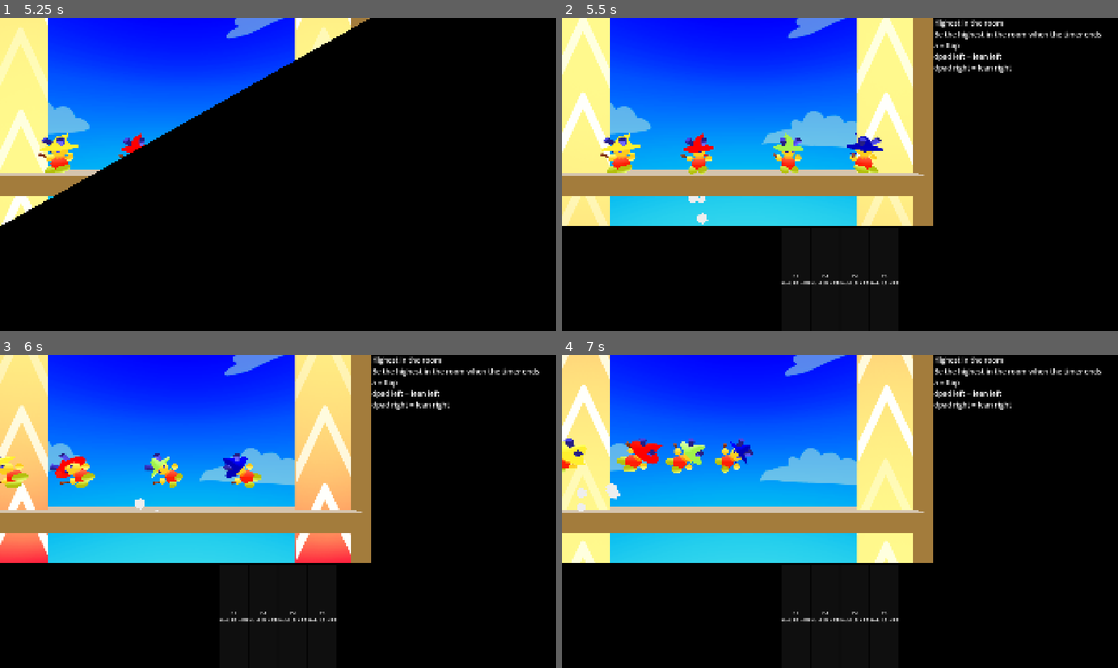
Above: before the commit, frames 1-4 (two rows, left to right).
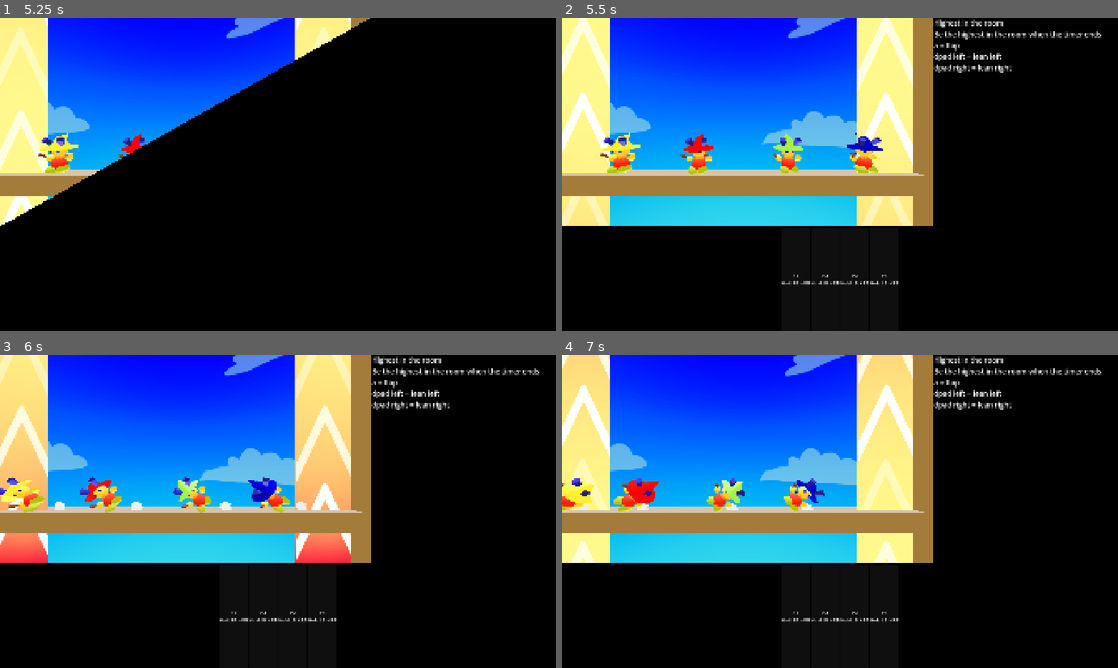
Above: after the commit, the same moments.

Repository: JZxAkuma/Game-Prototype-3
Game: Godot game, scene res://DO NOT TOUCH/Scene/main.tscn
The game is run twice, just before and just after one commit, with the same random seed, the same clock (stepped at 60 frames per second) and the same inputs.
Inputs (mouse positions are in pixels of both pictures, inside the frame that each line leads up to):
- Up to frame 1 (5.25 s): tap Enter (ui_accept) at 0.5 s; move the mouse to (400, 158) at 0.52 s; hold D (right) 0.53-1.28 s; hold J (a) 0.53-1.28 s; tap 2 (flappy) at 0.77, 1.07, 1.52, 1.82, 3.77, 4.07, 4.52, 4.82 s; tap K (b) at 0.8, 1.35 s; move the mouse to (166, 190) at 1.27 s; hold S (down) 1.28-2 s; tap O (lb) at 1.55, 2.85 s; click "Start" at 2 s; tap A (left) at 2.75, 3.5 s; move the mouse to (333, 105) at 2.77 s; hold D (right) 2.78-3.53 s; tap P (rb) at 3.05, 3.6 s; move the mouse to (250, 237) at 3.52 s; hold W (up) 3.53-4.28 s; tap U (x) at 3.8, 4.35 s; move the mouse to (444, 221) at 4.27 s; hold A (left) from 4.28 s (still down); tap I (y) at 4.55, 5.1 s; move the mouse to (111, 127) at 5.02 s
- Up to frame 2 (5.5 s): keep holding A (left); tap 2 (flappy) at 5.27, 5.3 s
- Up to frame 3 (6 s): tap 2 (flappy) at 5.57, 5.85 s; move the mouse to (305, 511) at 5.77 s; release A (left) at 5.78 s; hold S (down) from 5.78 s (still down); hold J (a) from 5.78 s (still down)
- Up to frame 4 (7 s): move the mouse to (756, 433) at 6.52 s; release S (down) at 6.53 s; release J (a) at 6.53 s; hold D (right) from 6.53 s (still down); tap J (a) at 6.6 s; tap 2 (flappy) at 6.77 s; tap K (b) at 6.8 s

Frame 1 is identical in both runs. In frame 2, 0.1% of the frame differs, in the area x 22-27%, y 56-66%; in frame 3, 3.6%; in frame 4, 3.6%, in the area x 0-48%, y 26-51%.

Commit message:
fart implementation

Diff:
--- /dev/null
+++ b/DO NOT TOUCH/Scene/flappy_fart.tscn
@@ -0,0 +1,53 @@
+[gd_scene format=3 uid="uid://dh6b5tac8gbqq"]
+
+[ext_resource type="Texture2D" uid="uid://b4l1pq2s7p0j4" path="res://DO NOT TOUCH/2D/Sprites/Cloud.png" id="1_0em10"]
+[ext_resource type="Script" uid="uid://dc41cnwkksqwc" path="res://DO NOT TOUCH/Script/flappy_fart.gd" id="2_k7j0s"]
+
+[sub_resource type="StandardMaterial3D" id="StandardMaterial3D_0188y"]
+transparency = 2
+alpha_scissor_threshold = 0.5
+alpha_antialiasing_mode = 0
+shading_mode = 0
+albedo_texture = ExtResource("1_0em10")
+billboard_mode = 1
+billboard_keep_scale = true
+
+[sub_resource type="Gradient" id="Gradient_1o0tp"]
+offsets = PackedFloat32Array(0, 0.580311, 1)
+colors = PackedColorArray(0.68307734, 0.6830774, 0.68307734, 1, 1, 1, 1, 0.419689, 1, 1, 1, 0)
+
+[sub_resource type="GradientTexture1D" id="GradientTexture1D_y2pjc"]
+gradient = SubResource("Gradient_1o0tp")
+
+[sub_resource type="Curve" id="Curve_eehoy"]
+_data = [Vector2(0, 1), 0.0, 0.0, 0, 0, Vector2(1, 0), 0.0, 0.0, 0, 0]
+point_count = 2
+
+[sub_resource type="CurveTexture" id="CurveTexture_0188y"]
+curve = SubResource("Curve_eehoy")
+
+[sub_resource type="ParticleProcessMaterial" id="ParticleProcessMaterial_3v3pq"]
+emission_shape_scale = Vector3(0.01, 0.01, 0.01)
+spread = 18.653
+initial_velocity_min = 0.5
+initial_velocity_max = 1.5
+gravity = Vector3(0, 0, 0)
+scale_curve = SubResource("CurveTexture_0188y")
+color = Color(0.991164, 0.991164, 0.991164, 1)
+color_ramp = SubResource("GradientTexture1D_y2pjc")
+turbulence_enabled = true
+
+[sub_resource type="QuadMesh" id="QuadMesh_vdtkg"]
+
+[node name="flappy_fart" type="GPUParticles3D" unique_id=948862103]
+transform = Transform3D(1, -8.742274e-08, 8.742279e-08, 8.7422784e-08, -4.371139e-08, -1, 8.742274e-08, 1, -4.3711385e-08, 0, 0, 0)
+material_override = SubResource("StandardMaterial3D_0188y")
+emitting = false
+amount = 6
+one_shot = true
+speed_scale = 0.2
+explosiveness = 1.0
+randomness = 0.3
+process_material = SubResource("ParticleProcessMaterial_3v3pq")
+draw_pass_1 = SubResource("QuadMesh_vdtkg")
+script = ExtResource("2_k7j0s")
--- a/DO NOT TOUCH/Script/character.gd
+++ b/DO NOT TOUCH/Script/character.gd
@@ -6,6 +6,9 @@
 @onready var anim: AnimationPlayer = $AnimationPlayer
 @onready var sumo_hitbox: CollisionShape3D = $hitbox/CollisionShape3D
 @onready var flappy_hitbox: CollisionShape3D = $"hitbox/flappy hitbox"
+
+var flap_part = preload("res://DO NOT TOUCH/Scene/flappy_fart.tscn")
+
 
 enum Mode { LOCKED, BUTTON_MASH, TUG_OF_WAR, RHYTHM, SUMO, FLAPPY }
 
@@ -23,6 +26,12 @@
 
 func setup(p_slot: int) -> void:
 	slot = p_slot
+
+func _flappy_emit() -> void:
+	var p = flap_part.instantiate()
+	get_parent().add_child(p)
+	p.global_transform = global_transform
+
 
 
 func set_mode(new_mode: Mode) -> void:
--- /dev/null
+++ b/DO NOT TOUCH/Script/flappy_fart.gd
@@ -0,0 +1,6 @@
+extends GPUParticles3D
+
+func _ready() -> void:
+	one_shot = true
+	emitting = true
+	finished.connect(queue_free)
--- a/DO NOT TOUCH/Script/minigame/character state/state_flappy.gd
+++ b/DO NOT TOUCH/Script/minigame/character state/state_flappy.gd
@@ -1,7 +1,7 @@
 extends CharacterState
 
 const gravity := 25.0
-const flap_strength := 9.0
+const flap_strength := 4.0
 const max_fall_speed := 20.0
 const air_drag := 3.0
 
@@ -47,6 +47,7 @@
 		var up := character.global_basis.y
 		motion.x = up.x * flap_strength
 		motion.y = up.y * flap_strength
+		character._flappy_emit()
 
 	motion.y = maxf(motion.y - gravity * delta, -max_fall_speed)
 	motion.x = move_toward(motion.x, 0.0, air_drag * delta)
--- a/DO NOT TOUCH/character/character_1.tscn
+++ b/DO NOT TOUCH/character/character_1.tscn
@@ -4,7 +4,6 @@
 [ext_resource type="PackedScene" uid="uid://bqtkssvoxgagn" path="res://DO NOT TOUCH/character/MobyRig.fbx" id="2_f4xl6"]
 [ext_resource type="Material" uid="uid://d4h5uuaw4xk0q" path="res://DO NOT TOUCH/character/player 1 mat/player 1.tres" id="3_das0k"]
 [ext_resource type="Material" uid="uid://dxy8dfl8m06nm" path="res://DO NOT TOUCH/character/base mat.tres" id="3_y2pjc"]
-[ext_resource type="Texture2D" uid="uid://b4l1pq2s7p0j4" path="res://DO NOT TOUCH/2D/Sprites/Cloud.png" id="5_y2pjc"]
 
 [sub_resource type="CapsuleShape3D" id="CapsuleShape3D_f2w1j"]
 
@@ -13,43 +12,6 @@
 [sub_resource type="CapsuleShape3D" id="CapsuleShape3D_das0k"]
 radius = 0.57421875
 height = 2.1855469
-
-[sub_resource type="StandardMaterial3D" id="StandardMaterial3D_0188y"]
-transparency = 2
-alpha_scissor_threshold = 0.5
-alpha_antialiasing_mode = 0
-shading_mode = 0
-albedo_texture = ExtResource("5_y2pjc")
-billboard_mode = 1
-billboard_keep_scale = true
-
-[sub_resource type="Gradient" id="Gradient_1o0tp"]
-offsets = PackedFloat32Array(0, 0.580311, 1)
-colors = PackedColorArray(0.68307734, 0.6830774, 0.68307734, 1, 1, 1, 1, 0.419689, 1, 1, 1, 0)
-
-[sub_resource type="GradientTexture1D" id="GradientTexture1D_p7xh6"]
-gradient = SubResource("Gradient_1o0tp")
-
-[sub_resource type="Curve" id="Curve_eehoy"]
-_data = [Vector2(0, 1), 0.0, 0.0, 0, 0, Vector2(1, 0), 0.0, 0.0, 0, 0]
-point_count = 2
-
-[sub_resource type="CurveTexture" id="CurveTexture_73fo5"]
-curve = SubResource("Curve_eehoy")
-
-[sub_resource type="ParticleProcessMaterial" id="ParticleProcessMaterial_3v3pq"]
-emission_shape_scale = Vector3(0.01, 0.01, 0.01)
-direction = Vector3(0, 0, 0)
-spread = 18.653
-initial_velocity_min = 0.5
-initial_velocity_max = 1.5
-gravity = Vector3(0, 0, 0)
-scale_curve = SubResource("CurveTexture_73fo5")
-color = Color(0.991164, 0.991164, 0.991164, 1)
-color_ramp = SubResource("GradientTexture1D_p7xh6")
-turbulence_enabled = true
-
-[sub_resource type="QuadMesh" id="QuadMesh_vdtkg"]
 
 [node name="character1" type="CharacterBody3D" unique_id=1051749168]
 script = ExtResource("1_f2w1j")
@@ -84,58 +46,47 @@
 [node name="MobyRig" parent="." unique_id=1549967143 instance=ExtResource("2_f4xl6")]
 transform = Transform3D(-76.49, 0, -6.686968e-06, 0, 76.49, 0, 6.686968e-06, 0, -76.49, 0, -0.3463223, 0)
 
-[node name="RightFoot" parent="MobyRig/Skeleton3D" parent_id_path=PackedInt32Array(1549967143, 120726100) index="0" unique_id=164936498]
+[node name="RightFoot" parent="MobyRig/Skeleton3D" parent_id_path=PackedInt32Array(1549967143, 976909899) index="0" unique_id=992855695]
 material_override = ExtResource("3_y2pjc")
 
-[node name="LeftFoot" parent="MobyRig/Skeleton3D" parent_id_path=PackedInt32Array(1549967143, 120726100) index="1" unique_id=722216466]
+[node name="LeftFoot" parent="MobyRig/Skeleton3D" parent_id_path=PackedInt32Array(1549967143, 976909899) index="1" unique_id=1016559045]
 material_override = ExtResource("3_y2pjc")
 
-[node name="LeftHand" parent="MobyRig/Skeleton3D" parent_id_path=PackedInt32Array(1549967143, 120726100) index="2" unique_id=34233419]
+[node name="LeftHand" parent="MobyRig/Skeleton3D" parent_id_path=PackedInt32Array(1549967143, 976909899) index="2" unique_id=1253438380]
 material_override = ExtResource("3_y2pjc")
 
-[node name="Head2" parent="MobyRig/Skeleton3D" parent_id_path=PackedInt32Array(1549967143, 120726100) index="3" unique_id=2016405133]
+[node name="Head2" parent="MobyRig/Skeleton3D" parent_id_path=PackedInt32Array(1549967143, 976909899) index="3" unique_id=425573788]
 material_override = ExtResource("3_y2pjc")
 
-[node name="RightAntenna" parent="MobyRig/Skeleton3D" parent_id_path=PackedInt32Array(1549967143, 120726100) index="4" unique_id=49803528]
+[node name="RightAntenna" parent="MobyRig/Skeleton3D" parent_id_path=PackedInt32Array(1549967143, 976909899) index="4" unique_id=1100822607]
 material_override = ExtResource("3_y2pjc")
 
-[node name="LeftAntenna" parent="MobyRig/Skeleton3D" parent_id_path=PackedInt32Array(1549967143, 120726100) index="5" unique_id=668720144]
+[node name="LeftAntenna" parent="MobyRig/Skeleton3D" parent_id_path=PackedInt32Array(1549967143, 976909899) index="5" unique_id=2141502048]
 material_override = ExtResource("3_y2pjc")
 
-[node name="WizardHat" parent="MobyRig/Skeleton3D" parent_id_path=PackedInt32Array(1549967143, 120726100) index="6" unique_id=294106849]
+[node name="WizardHat" parent="MobyRig/Skeleton3D" parent_id_path=PackedInt32Array(1549967143, 976909899) index="6" unique_id=2066353818]
 material_override = ExtResource("3_das0k")
 
-[node name="RightEye" parent="MobyRig/Skeleton3D" parent_id_path=PackedInt32Array(1549967143, 120726100) index="7" unique_id=1545170516]
+[node name="RightEye" parent="MobyRig/Skeleton3D" parent_id_path=PackedInt32Array(1549967143, 976909899) index="7" unique_id=1868162648]
 material_override = ExtResource("3_y2pjc")
 
-[node name="LeftEye" parent="MobyRig/Skeleton3D" parent_id_path=PackedInt32Array(1549967143, 120726100) index="8" unique_id=74780457]
+[node name="LeftEye" parent="MobyRig/Skeleton3D" parent_id_path=PackedInt32Array(1549967143, 976909899) index="8" unique_id=504196029]
 material_override = ExtResource("3_y2pjc")
 
-[node name="Cape" parent="MobyRig/Skeleton3D" parent_id_path=PackedInt32Array(1549967143, 120726100) index="9" unique_id=1510321226]
+[node name="Cape" parent="MobyRig/Skeleton3D" parent_id_path=PackedInt32Array(1549967143, 976909899) index="9" unique_id=685169491]
 material_override = ExtResource("3_das0k")
 
-[node name="Thorax" parent="MobyRig/Skeleton3D" parent_id_path=PackedInt32Array(1549967143, 120726100) index="10" unique_id=1874273108]
+[node name="Thorax" parent="MobyRig/Skeleton3D" parent_id_path=PackedInt32Array(1549967143, 976909899) index="10" unique_id=276131945]
 material_override = ExtResource("3_y2pjc")
 
-[node name="Abdomen" parent="MobyRig/Skeleton3D" parent_id_path=PackedInt32Array(1549967143, 120726100) index="11" unique_id=88577104]
+[node name="Abdomen" parent="MobyRig/Skeleton3D" parent_id_path=PackedInt32Array(1549967143, 976909899) index="11" unique_id=284767893]
 material_override = ExtResource("3_y2pjc")
 
-[node name="RightHand2" parent="MobyRig/Skeleton3D" parent_id_path=PackedInt32Array(1549967143, 120726100) index="12" unique_id=137644131]
+[node name="RightHand2" parent="MobyRig/Skeleton3D" parent_id_path=PackedInt32Array(1549967143, 976909899) index="12" unique_id=1939650959]
 material_override = ExtResource("3_y2pjc")
 
-[node name="Wand" parent="MobyRig/Skeleton3D" parent_id_path=PackedInt32Array(1549967143, 120726100) index="13" unique_id=1413516684]
+[node name="Wand" parent="MobyRig/Skeleton3D" parent_id_path=PackedInt32Array(1549967143, 976909899) index="13" unique_id=187938637]
 material_override = ExtResource("3_y2pjc")
-
-[node name="GPUParticles3D" type="GPUParticles3D" parent="MobyRig" unique_id=1664110879]
-transform = Transform3D(1, -8.742274e-08, 8.742279e-08, 8.7422784e-08, -4.371139e-08, -1, 8.742274e-08, 1, -4.3711385e-08, 5.645535e-06, 0.007889265, 0.0001754585)
-material_override = SubResource("StandardMaterial3D_0188y")
-amount = 5
-lifetime = 0.05
-speed_scale = 0.2
-explosiveness = 0.5
-randomness = 0.3
-process_material = SubResource("ParticleProcessMaterial_3v3pq")
-draw_pass_1 = SubResource("QuadMesh_vdtkg")
 
 [connection signal="area_entered" from="hurtbox" to="." method="_on_hurtbox_area_entered"]
 [connection signal="area_entered" from="hitbox" to="." method="_on_hitbox_area_entered"]
Not shown, added: DO NOT TOUCH/Script/flappy_fart.gd.uid
